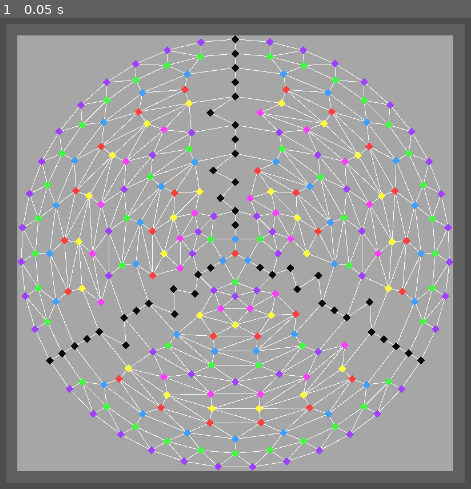
Above: before the commit, frame 1.
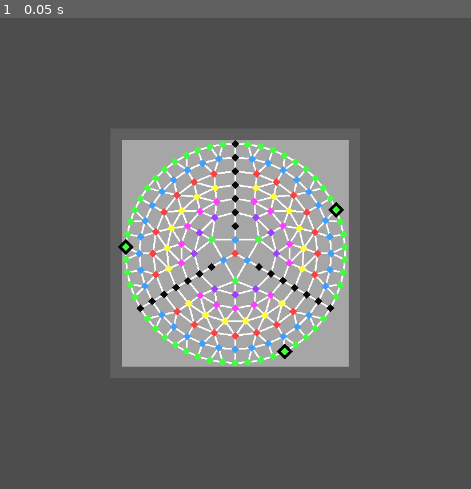
Above: after the commit, the same moment.

Repository: Pe3Hu/haerenga
Game: Godot game, scene res://scene/0/game.tscn
Two runs of this game, one before a commit and one after it. Both use one fixed random seed, a clock stepped at 60 frames per second and the inputs below.
Inputs:
- Up to frame 1 (0.05 s): no input

The runs differ from the first frame. In frame 1, 71% of the frame differs, in the area x 3-97%, y 3-97%.

Commit message:
update version 0.0012
1. Outpost scen added

Diff:
--- a/scene/0/game.gd
+++ b/scene/0/game.gd
@@ -14,7 +14,7 @@
 		match event.keycode:
 			KEY_SPACE:
 				if event.is_pressed() && !event.is_echo():
-					pass
+					Global.node.sketch.maze.update_doors()
 
 
 func _process(delta_) -> void:
--- a/scene/0/sketch.gd
+++ b/scene/0/sketch.gd
@@ -2,3 +2,9 @@
 
 
 @onready var maze = $HBox/Maze
+
+
+func _ready() -> void:
+	var input = {}
+	input.sketch = self
+	maze.set_attributes(input)
--- a/scene/1/door.gd
+++ b/scene/1/door.gd
@@ -6,6 +6,8 @@
 var rooms = null
 var type = null
 var index = null
+var ring = {}
+var intersections = []
 
 
 func set_attributes(input_: Dictionary) -> void:
@@ -25,10 +27,13 @@
 	for room in rooms:
 		add_point(room.position)
 
+	ring.begin = min(rooms.back().ring, rooms.front().ring)
+	ring.end = max(rooms.back().ring, rooms.front().ring)
+
 
 func collapse() -> void:
 	rooms.front().doors.erase(self)
 	rooms.back().doors.erase(self)
 
 	maze.doors.remove_child(self)
-	#queue_free()
+	queue_free()
--- a/scene/1/door.tscn
+++ b/scene/1/door.tscn
@@ -3,5 +3,5 @@
 [ext_resource type="Script" path="res://scene/1/door.gd" id="1_hv8ku"]
 
 [node name="Door" type="Line2D"]
-width = 1.0
+width = 3.0
 script = ExtResource("1_hv8ku")
--- a/scene/1/maze.gd
+++ b/scene/1/maze.gd
@@ -3,15 +3,20 @@
 
 @onready var rooms = $Rooms
 @onready var doors = $Doors
-
+@onready var outposts = $Outposts
+
+var sketch = null
 var rings = {}
 var shift = false
 var complete = false
 var equals = {}
 
 
-func _ready() -> void:
+
+func set_attributes(input_: Dictionary) -> void:
+	sketch = input_.sketch
 	init_rooms()
+	init_outposts()
 
 
 func init_rooms() -> void:
@@ -22,29 +27,16 @@
 	add_ring("triple", false)
 	add_ring("single", true)
 	add_ring("triple", true)
-	add_ring("equal", true)
-	add_ring("equal", true)
-	add_ring("equal", true)
-	add_ring("single", true)
-	add_ring("equal", true)
-	add_ring("single", true)
-	add_ring("equal", true)
-	add_ring("single", true)
-	add_ring("equal", true)
-	add_ring("single", true)
-#	add_ring("equal", true)
-#	add_ring("equal", true)
-#	add_ring("single", true)
 #	add_ring("single", true)
 #	add_ring("equal", true)
 #	add_ring("trapeze", true)
 #	add_ring("double", true)
 
-#		var n = rings.type.size() - 1
-#		if rings.type[n] == rings.type[n - 1] and  rings.type[n] == "equal":
-#			types.erase("equal")
 	while !complete:
 		var types = Global.dict.ring.weight.duplicate()
+		var n = rings.type.size() - 1
+		if rings.type[n] == rings.type[n - 1] and  rings.type[n] == "equal":
+			types.erase("equal")
 
 		var type = Global.get_random_key(types)
 		add_ring(type, true)
@@ -54,7 +46,6 @@
 
 	update_doors()
 	update_size()
-	#print(rings.room.back().size() / 3 - 1)
 
 
 func add_ring(type_: String, only_parent_: bool) -> void:
@@ -161,7 +152,6 @@
 		if rings.type[n - 1] == "equal":# and type_ != "triple":
 			var indexs = [0, 1]
 
-
 			if type_ == "single":
 				var m = 0
 
@@ -170,23 +160,6 @@
 
 				if m % 2 == 0:
 					indexs = []
-#			var m = segment.child - segment.parent + n + equals.keys().size() + 1
-#
-#			if type_ != "equal":
-#				m += 1
-#			else:
-#				for equal in equals:
-#					m += equals[equal].size()
-
-			#if shift:
-			#	m += 1
-
-			#if equals.keys().size() > 1:
-			#	m += equals.keys().size() #equals[equals.keys().back()].size() +
-
-#			if _i == 0:
-#				print([n, equals, m, type_])
-
 
 			for index_ in indexs:
 				segment.elder = rings.room[n - 2].size() / 3
@@ -213,7 +186,7 @@
 				index.child = _i * segment.child  + 1
 				a = parents[index.parent]
 				b = childs[index.child]
-				connect_rooms(a, b, "floor")
+				connect_rooms(a, b, "letter")
 		else:
 			for _j in segment.parent - 1:
 				index.parent = _i * segment.parent + _j + 1
@@ -285,25 +258,72 @@
 
 
 func update_doors() -> void:
-	for room in rooms.get_children():
-		for door in room.doors:
-			if door.type == "lift":
-				for room_door in room.doors:
-					if door != null:
-						var neighbor_room = room.doors[room_door]
-
-						for neighbor_door in neighbor_room.doors:
-							var vertexs = [door.get_points(), []]
-
-							for vertex in neighbor_door.get_points():
-								if !vertexs[0].has(vertex):
-									vertexs[1].append(vertex)
-
-							if vertexs[1].size() == 2:
-								if Global.check_lines_intersection(vertexs):
-									door.collapse()
-									door = null
-									break
+	var intersections = []
+
+	for ring in rings.room:
+		for room in ring:
+			for door in room.doors:
+				if door.type == "lift" and door != null:
+					for room_door in room.doors:
+						if door != null:
+							var neighbor_room = room.doors[room_door]
+
+							for neighbor_door in neighbor_room.doors:
+								if door != null:
+									var vertexs = [door.get_points(), []]
+
+									for vertex in neighbor_door.get_points():
+										if !vertexs[0].has(vertex):
+											vertexs[1].append(vertex)
+
+									if vertexs[1].size() == 2:
+										if Global.check_lines_intersection(vertexs):
+											if !door.intersections.has(neighbor_door):
+												door.intersections.append(neighbor_door)
+
+											if !intersections.has(door):
+												intersections.append(door)
+#											if neighbor_door.type == "lift":
+#												print([door.ring.begin, neighbor_door.ring.begin])
+#												if door.ring.begin <= neighbor_door.ring.begin:
+#													neighbor_door.collapse()
+#												else:
+#													door.collapse()
+#													door = null
+#											else:
+#												door.collapse()
+#												door = null
+
+	for door in intersections:
+		var flag = true
+		var datas = []
+		var data = {}
+		data.door = door
+		data.begin = door.ring.begin
+		datas.append(data)
+
+		if !door.intersections.is_empty():
+			for intersection in door.intersections:
+				if intersection.type == "lift":
+					data = {}
+					data.door = intersection
+					data.begin = intersection.ring.begin
+					datas.append(data)
+				else:
+					flag = false
+
+			if !flag:
+				pass
+				door.collapse()
+			else:
+				datas.sort_custom(func(a, b): return a.begin > b.begin)
+				var door_ = datas.front().door
+
+				for intersection in door_.intersections:
+					intersection.intersections.erase(self)
+				intersections.erase(door_)
+				door_.collapse()
+				#door_.visible = false
 
 	return
 
@@ -327,3 +347,42 @@
 	custom_minimum_size = corners.rightbot - corners.leftop + Vector2.ONE * (Global.num.room.r * 2)# * 2
 	doors.position += custom_minimum_size * 0.5
 	rooms.position += custom_minimum_size * 0.5
+	outposts.position += custom_minimum_size * 0.5
+
+
+func init_outposts() -> void:
+	var options = []
+	var ring = rings.room.size() - 1
+	var remoteness = {}
+	var backdoors = []
+
+	for room in rings.room[ring]:
+		if room.backdoor:
+			options.append([])
+			backdoors.append(room)
+		else:
+			var option = options.back()
+			option.append(room)
+			remoteness[room] = round(custom_minimum_size.length() / 10)
+
+
+	for backdoor in backdoors:
+		for room in rings.room[ring]:
+			if remoteness.has(room):
+				var d = round(room.position.distance_to(backdoor.position) / 10)
+				remoteness[room] = min(d, remoteness[room])
+
+
+	for options_ in options:
+		var datas = {}
+
+		for room in options_:
+			datas[room] = remoteness[room]
+
+		var input = {}
+		input.maze = self
+		input.room = Global.get_random_key(datas)
+
+		var outpost = Global.scene.outpost.instantiate()
+		outposts.add_child(outpost)
+		outpost.set_attributes(input)
--- a/scene/1/maze.tscn
+++ b/scene/1/maze.tscn
@@ -21,4 +21,6 @@
 
 [node name="Doors" type="Node2D" parent="."]
 
+[node name="Outposts" type="Node2D" parent="."]
+
 [node name="Rooms" type="Node2D" parent="."]
--- /dev/null
+++ b/scene/2/outpost.gd
@@ -0,0 +1,25 @@
+extends Polygon2D
+
+
+var maze = null
+var room = null
+
+
+func set_attributes(input_: Dictionary) -> void:
+	maze = input_.maze
+	room = input_.room
+	position = room.position
+
+	init_vertexs()
+
+
+func init_vertexs() -> void:
+	var n = 4
+	var vertexs = []
+	var angle = PI * 2 / n
+
+	for _i in n:
+		var vertex = Vector2().from_angle(angle * _i) * Global.num.outpost.r
+		vertexs.append(vertex)
+
+	set_polygon(vertexs)
--- /dev/null
+++ b/scene/2/outpost.tscn
@@ -0,0 +1,7 @@
+[gd_scene load_steps=2 format=3 uid="uid://cglhbwf6hsl8a"]
+
+[ext_resource type="Script" path="res://scene/2/outpost.gd" id="1_ad0vr"]
+
+[node name="Outpost" type="Polygon2D"]
+color = Color(0, 0, 0, 1)
+script = ExtResource("1_ad0vr")
--- a/script/Global.gd
+++ b/script/Global.gd
@@ -38,11 +38,14 @@
 	num.index.door = 0
 
 	num.ring = {}
-	num.ring.r = 25
+	num.ring.r = 24
 	num.ring.segment = 11#9
 
 	num.room = {}
 	num.room.r = 7
+
+	num.outpost = {}
+	num.outpost.r = num.room.r * 2
 
 
 func init_dict() -> void:
@@ -124,6 +127,11 @@
 
 	scene.door = load("res://scene/1/door.tscn")
 	scene.room = load("res://scene/1/room.tscn")
+
+
+	scene.outpost = load("res://scene/2/outpost.tscn")
+
+
 	pass
 
 
@@ -184,10 +192,11 @@
 
 func check_lines_intersection(lines_: Array) -> bool:
 	var intersection = get_lines_intersection(lines_)
+
 	if intersection != null:
 		return check_point_inside_rect(intersection, lines_[0]) and check_point_inside_rect(intersection, lines_[1])
 	else:
-		return true
+		return false
 
 
 func get_lines_intersection(lines_: Array) -> Variant:
